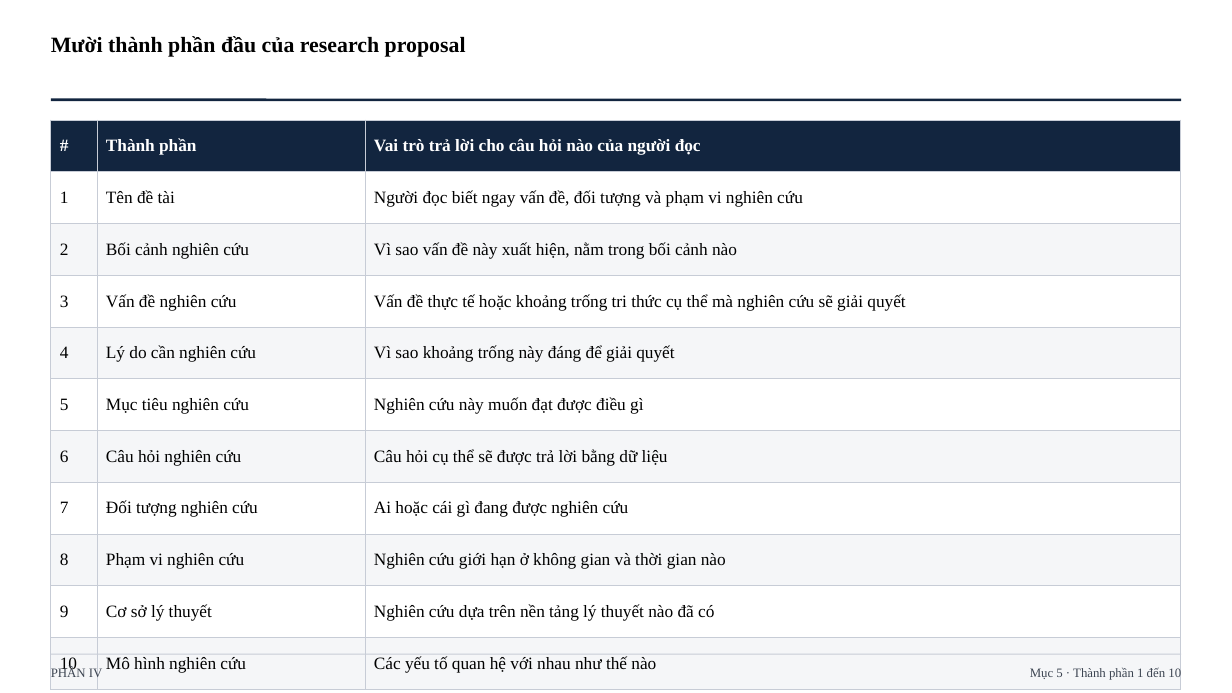
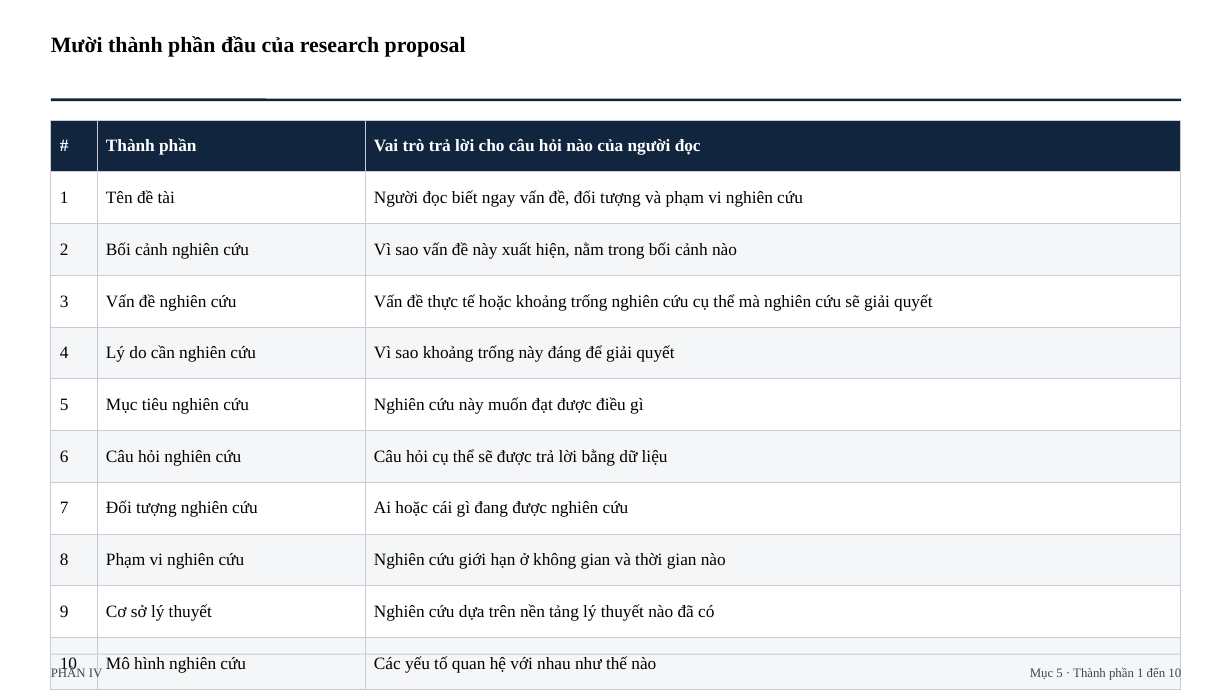
Before and after one commit to johnneinadlerr0353-bot/sachhuongdan, a slide deck: slide 30 of Core_Slide_1_HD1_da_dieu_chinh.pptx. Drawn at 1232x693 pixels with LibreOffice and Linux fonts; fonts in the diff are those of the drawing. Boxes give left, top, right and bottom in pixels: in the first picture for what was removed or moved away, otherwise in the second. Text is boxed around its words. In the diff, an @@ line names an element or a change of style, - is before the commit and + after.

```diff
--- a/Core_Slide_1_HD1_da_dieu_chinh.pptx
+++ b/Core_Slide_1_HD1_da_dieu_chinh.pptx
@@ table at box(51, 120, 1181, 689) @@
-row 4, column 3: Vấn đề thực tế hoặc khoảng trống tri thức cụ thể mà nghiên cứu sẽ giải quyết
+row 4, column 3: Vấn đề thực tế hoặc khoảng trống nghiên cứu cụ thể mà nghiên cứu sẽ giải quyết
```
Also in this commit, not shown: 7 other slides changed, 1 other file.
